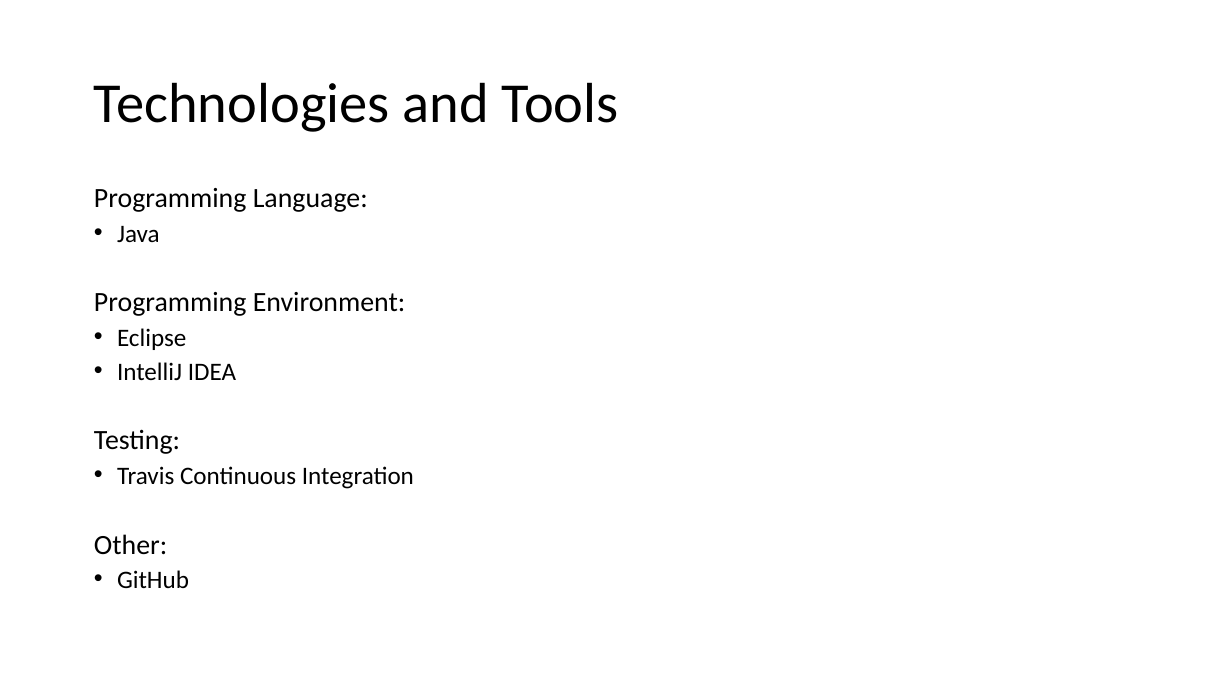
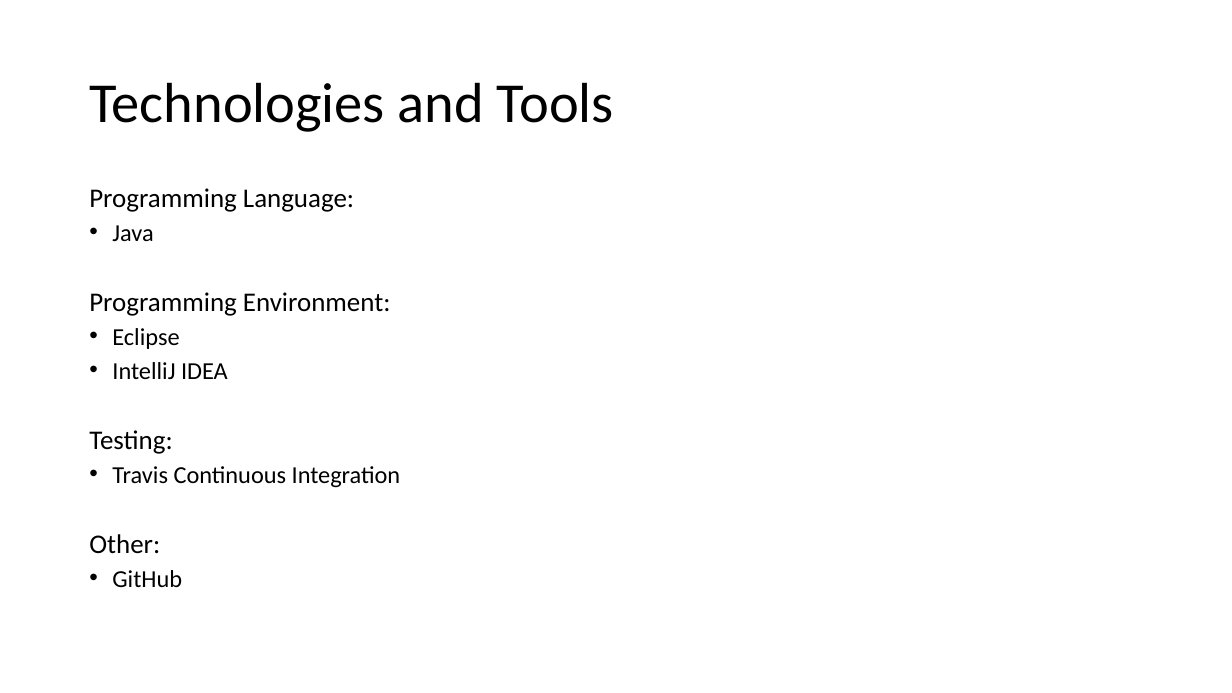
Before and after one commit to Chris-Schaffer/cs414-f18-001-stringCheese, a slide deck: slide 10 of Documents P3/CS 414 Rollerball Project 03.pptx. Drawn at 1232x693 pixels with LibreOffice and Linux fonts; fonts in the diff are those of the drawing. Boxes give left, top, right and bottom in pixels: in the first picture for what was removed or moved away, otherwise in the second. Text is boxed around its words. In the diff, an @@ line names an element or a change of style, - is before the commit and + after.

```diff
--- a/Documents P3/CS 414 Rollerball Project 03.pptx
+++ b/Documents P3/CS 414 Rollerball Project 03.pptx
@@ title "Technologies and Tools": place and size @@
-title "Technologies and Tools" at bbox=[94, 82, 619, 132]
+title "Technologies and Tools" at bbox=[89, 82, 614, 132]
@@ text "Programming Language:" at bbox=[89, 188, 401, 587]: size 21.7 to 21 pt in "Programming Language:", "Programming Environment:", "Testing:", "Other:"; size 19.6 to 19 pt in "Java", "Eclipse", "IntelliJ IDEA", "Travis Continuous Integration" and 1 more places; line spacing 0.7 to 0.72 @@
```
Also in this commit, not shown: 5 other slides changed.
